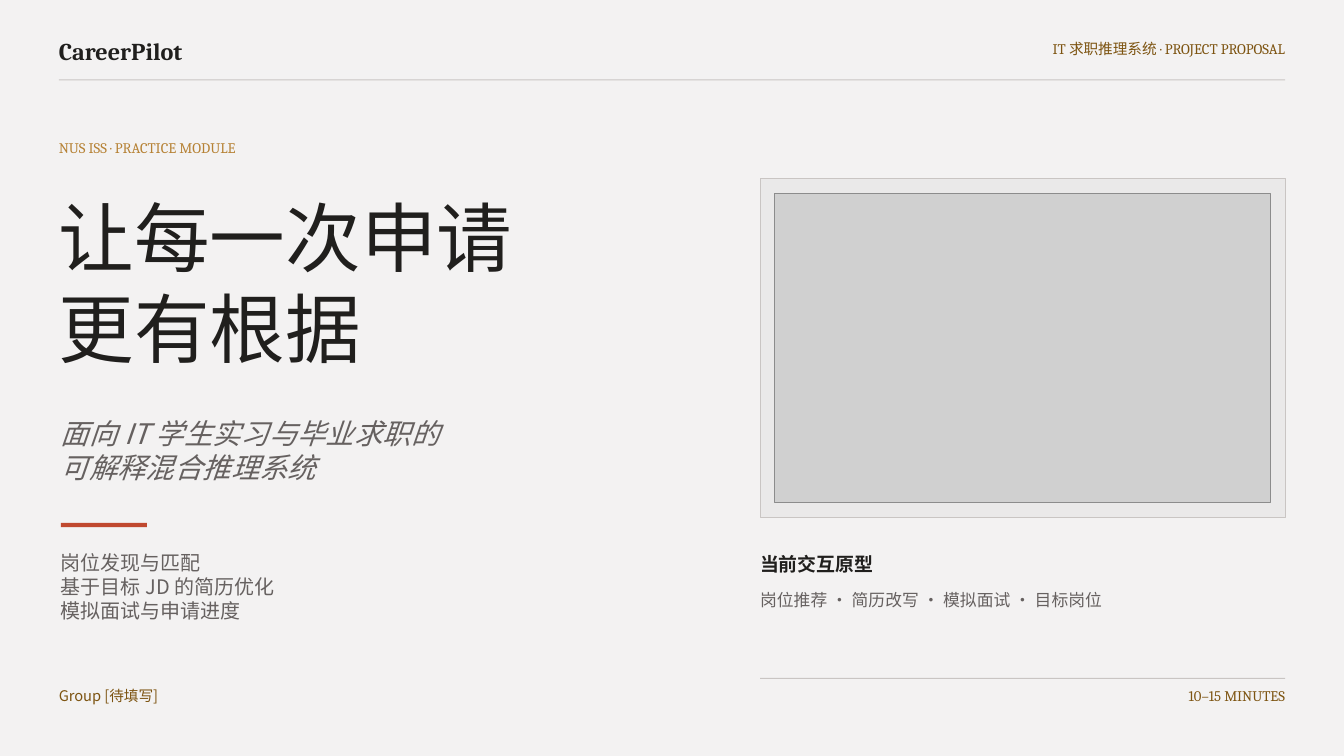
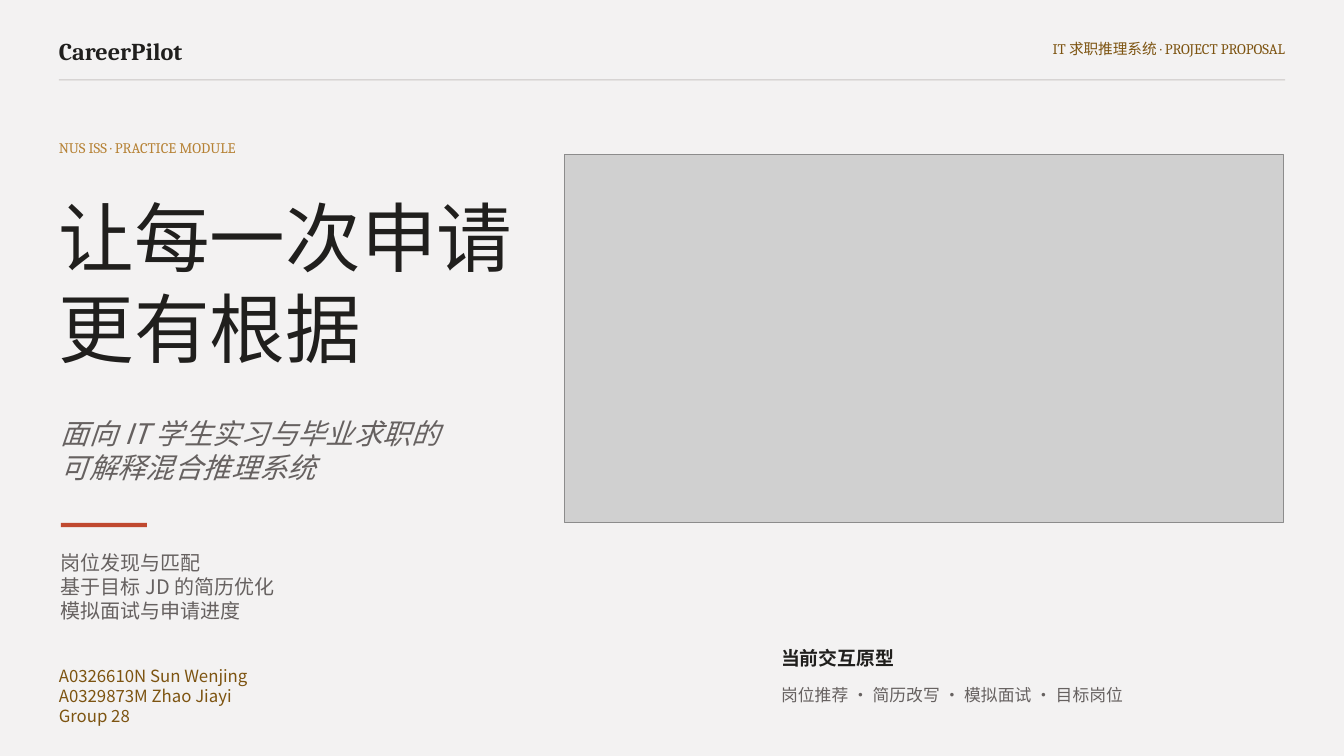
Before and after one commit to Melody5Sun/IRS-v1, a slide deck: slide 1 of IT-CareerPilot-Project-Proposal-Final.pptx. Drawn at 1344x756 pixels with LibreOffice and Linux fonts; fonts in the diff are those of the drawing; grey boxes stand for pictures. Boxes give left, top, right and bottom in pixels: in the first picture for what was removed or moved away, otherwise in the second. Text is boxed around its words. In the diff, an @@ line names an element or a change of style, - is before the commit and + after.

```diff
--- a/IT-CareerPilot-Project-Proposal-Final.pptx
+++ b/IT-CareerPilot-Project-Proposal-Final.pptx
@@ picture: place and size @@
-picture at bbox=[775, 194, 1271, 503]
+picture at bbox=[565, 155, 1284, 523]
@@ rectangle removed at bbox=[760, 178, 1286, 517] @@
@@ text "当前交互原型": place and size @@
-text "当前交互原型" at bbox=[760, 555, 873, 573]
+text "当前交互原型" at bbox=[781, 649, 894, 667]
@@ text at bbox=[59, 669, 247, 726]: text changed; size 10.5 to 12 pt @@
-Group [待填写]
+A0326610N Sun Wenjing
+A0329873M Zhao Jiayi
+Group 28
@@ line removed from (760, 679) to (1286, 679) @@
@@ text "岗位推荐 · 简历改写 · 模拟面试 ...": place and size @@
-text "岗位推荐 · 简历改写 · 模拟面试 ..." at bbox=[760, 592, 1102, 608]
+text "岗位推荐 · 简历改写 · 模拟面试 ..." at bbox=[781, 687, 1123, 703]
@@ text removed at bbox=[1189, 691, 1285, 701] @@
-10–15 MINUTES
```
Also in this commit, not shown: 4 other slides changed, 1 slide added, 1 slide removed, 2 other files.
